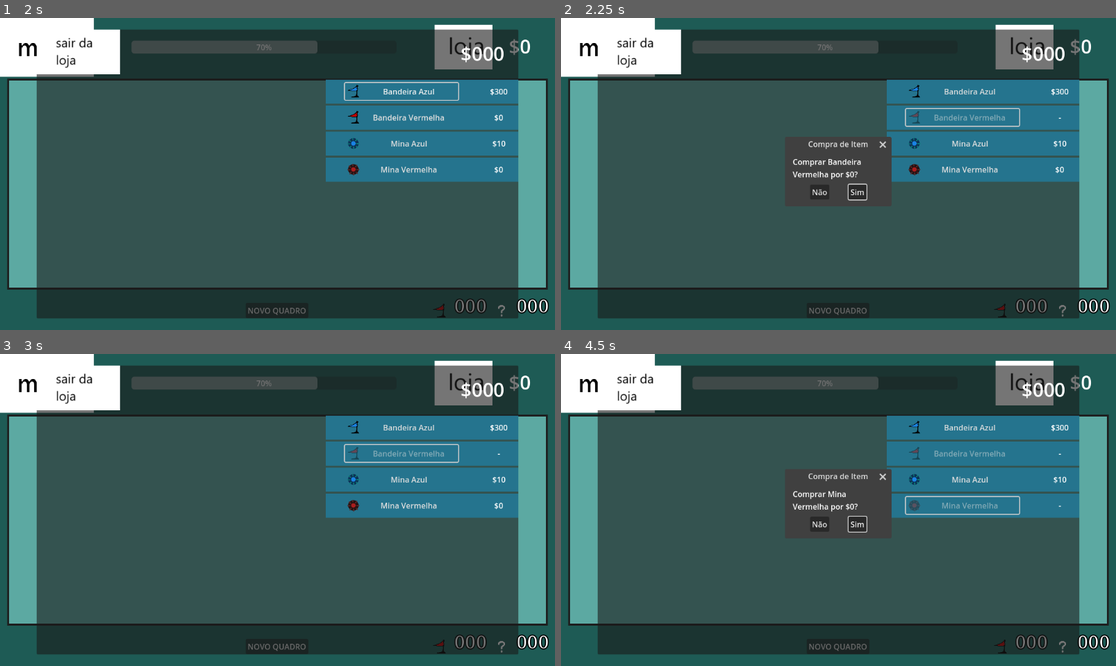
Above: before the commit, frames 1-4 (two rows, left to right).
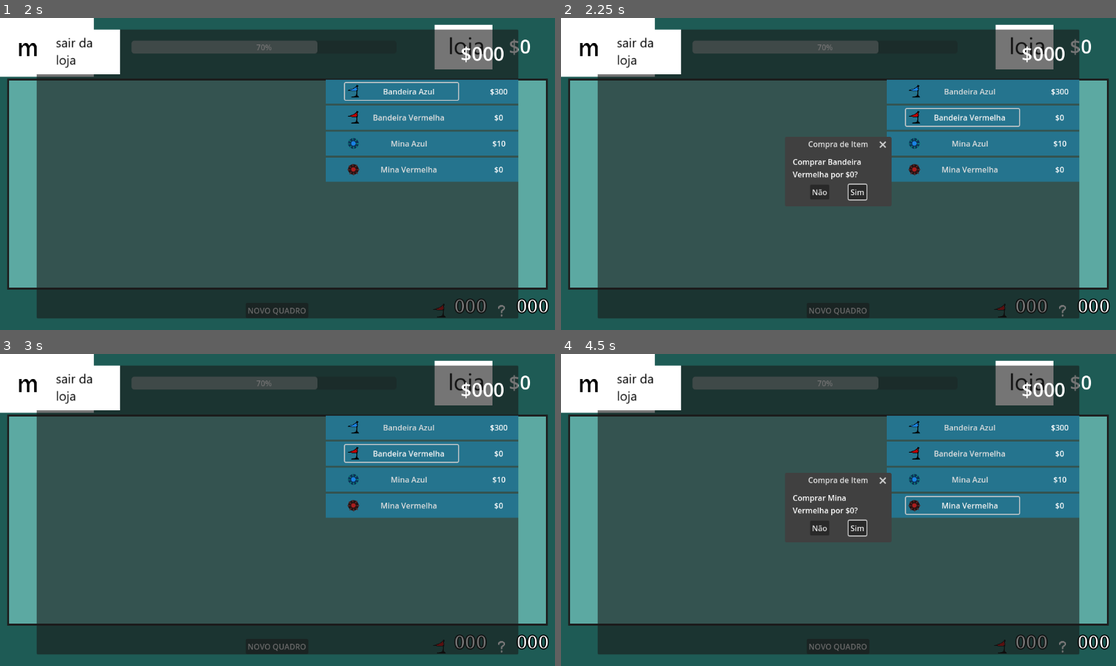
Above: after the commit, the same moments.

Repository: yuris2024/minesweeper
Game: Godot game, scene res://base_scripts/GameManager.tscn
Same seed, same stepped clock (60 frames per second), same inputs: the game is played once before the commit and once after it.
Inputs:
- Up to frame 1 (2 s): click "$0" at 0.5 s; click "Bandeira Azul" at 1.25 s
- Up to frame 2 (2.25 s): click "Bandeira Vermelha" at 2 s
- Up to frame 3 (3 s): click "Não" at 2.75 s
- Up to frame 4 (4.5 s): click "Mina Azul" at 3.5 s; click "Mina Vermelha" at 4.25 s

Frame 1 is identical in both runs. In frame 2, 0.2% of the frame differs, in the area x 62-91%, y 29-34%; in frame 3, 0.2%; in frame 4, 1.1%, in the area x 41-91%, y 29-59%.

Commit message:
Make confirmation window instantiated

Diff:
--- /dev/null
+++ b/confirm_purchase.gd
@@ -0,0 +1,10 @@
+extends ConfirmationDialog
+var item
+
+# Called when the node enters the scene tree for the first time.
+func _ready() -> void:
+	pass
+
+func _set_item(item_purchased):
+	item = item_purchased
+	dialog_text = "Comprar " + item.name + " por $" + str(item.price) + "?"
--- /dev/null
+++ b/inventory/confirm_purchase.tscn
@@ -0,0 +1,15 @@
+[gd_scene load_steps=2 format=3 uid="uid://niyy2ws54fqv"]
+
+[ext_resource type="Script" path="res://confirm_purchase.gd" id="1_x27ly"]
+
+[node name="ConfirmPurchase" type="ConfirmationDialog"]
+auto_translate_mode = 1
+title = "Compra de Item"
+initial_position = 2
+size = Vector2i(205, 90)
+visible = true
+ok_button_text = "Sim"
+dialog_text = "Comprar <item> por $0?"
+dialog_autowrap = true
+cancel_button_text = "Não"
+script = ExtResource("1_x27ly")
--- a/shop.gd
+++ b/shop.gd
@@ -3,6 +3,7 @@
 @export var inv: Inv
 var invslot_scene: PackedScene = preload("res://inventory/shop_inv_slot.tscn")
 var invslot_array: Array[Node]
+var purchase_attempt
 
 signal item_bought
 
@@ -35,16 +36,20 @@
 	if price > get_parent().coins:
 		print("not enough money")
 	else:
-		$ConfirmPurchase.dialog_text = "Comprar " + inv.items[index].name + " por $" + str(inv.items[index].price) + "?"
-		$ConfirmPurchase.visible = true
+		var confirm_window = load('res://inventory/confirm_purchase.tscn').instantiate()
+		add_child(confirm_window)
+		confirm_window.connect("confirmed()",_on_confirm_purchase_confirmed)
+		confirm_window.connect("canceled()",_on_confirm_purchase_canceled)
+		confirm_window._set_item(inv.items[index])
+		confirm_window.visible = true
+		purchase_attempt = index
 		# diminuir # de moedas -> GameManager
 		# adicionar o item aos disponíveis
-		item_bought.emit(inv.items[index])
-		$VBoxContainer/HBoxContainer/ScrollContainer/ShopItemList.get_child(index).find_child("Label").text = '-'
-		$VBoxContainer/HBoxContainer/ScrollContainer/ShopItemList.get_child(index).find_child("Button").disabled = true
 
 func _on_confirm_purchase_confirmed() -> void:
-	pass # Replace with function body.
+	item_bought.emit(inv.items[purchase_attempt])
+	$VBoxContainer/HBoxContainer/ScrollContainer/ShopItemList.get_child(purchase_attempt).find_child("Label").text = '-'
+	$VBoxContainer/HBoxContainer/ScrollContainer/ShopItemList.get_child(purchase_attempt).find_child("Button").disabled = true
 
 func _on_confirm_purchase_canceled() -> void:
 	pass # Replace with function body.
--- a/shop.tscn
+++ b/shop.tscn
@@ -12,15 +12,6 @@
 grow_vertical = 2
 script = ExtResource("1_svw5n")
 inv = ExtResource("2_gjnnx")
-
-[node name="ConfirmPurchase" type="ConfirmationDialog" parent="."]
-title = "Compra de Item"
-initial_position = 2
-size = Vector2i(205, 90)
-ok_button_text = "Sim"
-dialog_text = "Comprar <item> por $0?"
-dialog_autowrap = true
-cancel_button_text = "Não"
 
 [node name="VBoxContainer" type="VBoxContainer" parent="."]
 layout_mode = 2
@@ -75,6 +66,4 @@
 custom_minimum_size = Vector2(0, 100)
 layout_mode = 2
 
-[connection signal="canceled" from="ConfirmPurchase" to="." method="_on_confirm_purchase_canceled"]
-[connection signal="confirmed" from="ConfirmPurchase" to="." method="_on_confirm_purchase_confirmed"]
 [connection signal="pressed" from="VBoxContainer/Header/ExitToMenu" to="." method="_on_exit_to_menu_pressed"]
